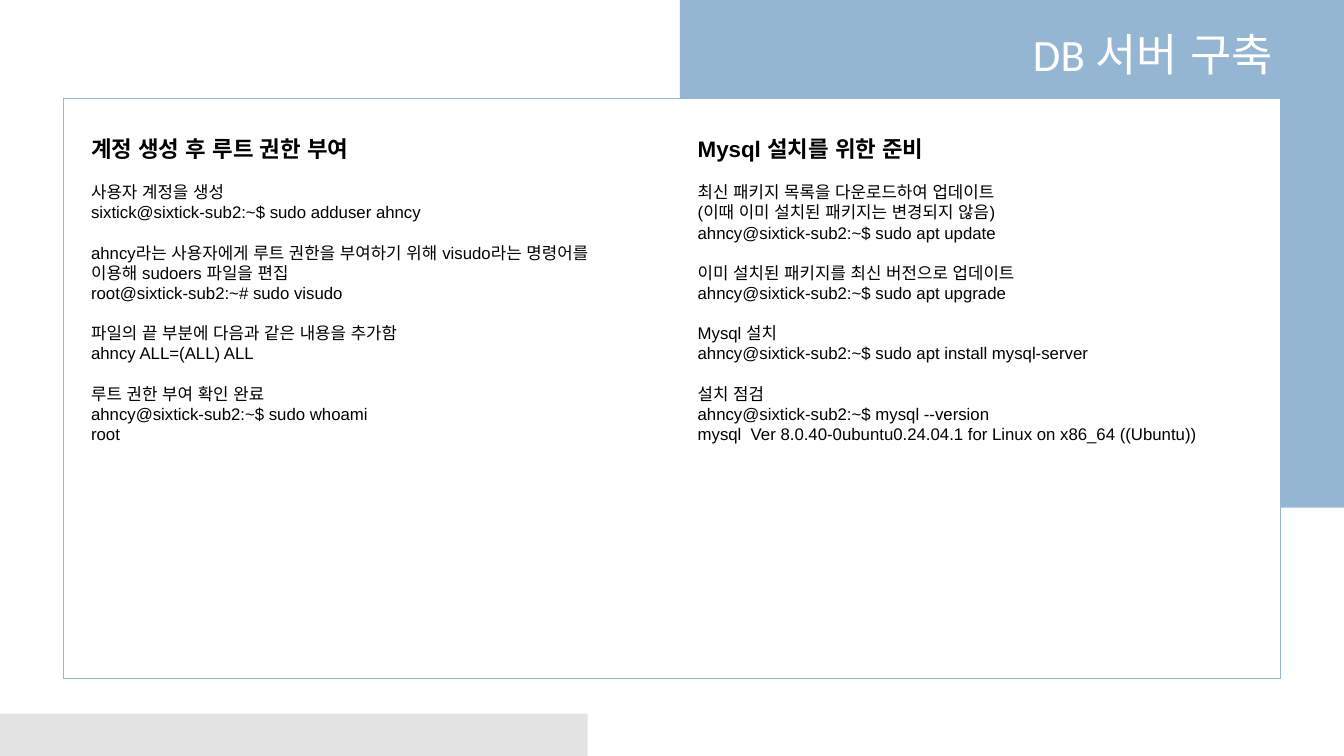
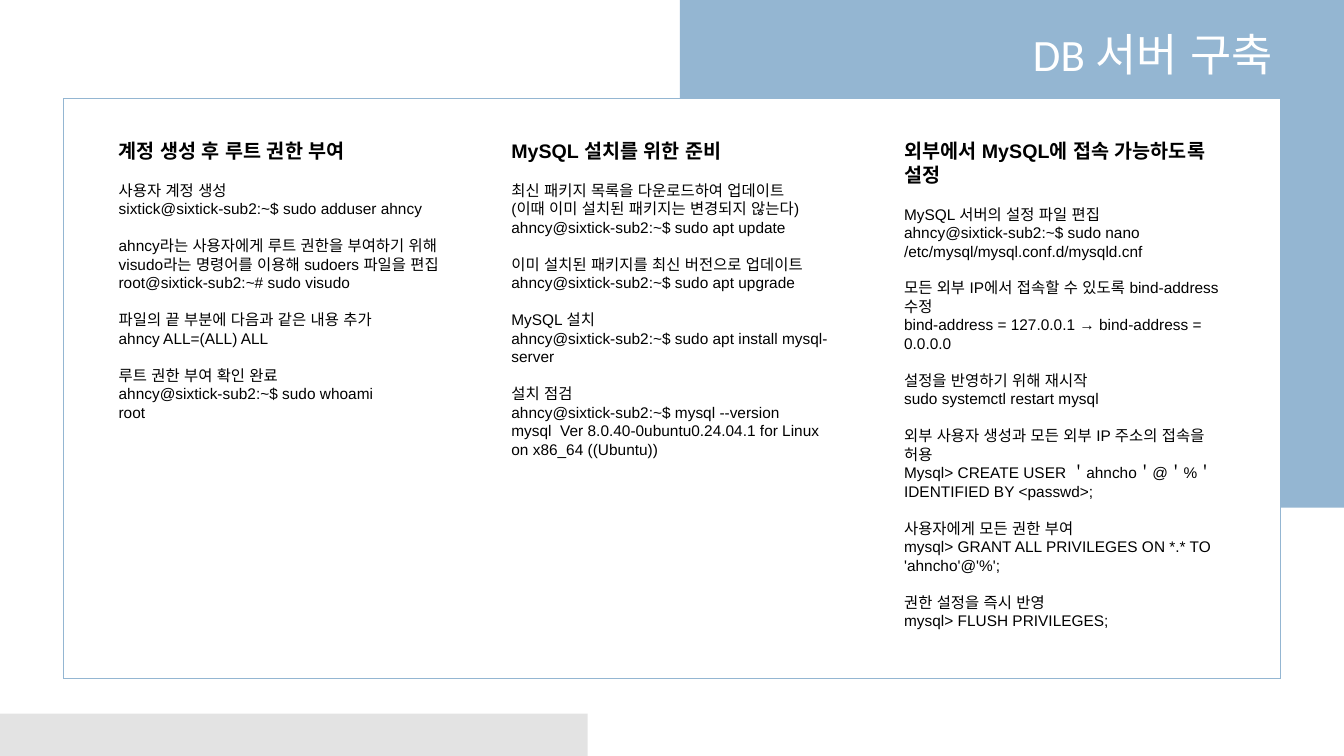
Before and after one commit to business-sixtick/recommend_movie, a slide deck: slide 8 of doc/세종교육_AI프로젝트.pptx. Drawn at 1344x756 pixels with LibreOffice and Linux fonts; fonts in the diff are those of the drawing. Boxes give left, top, right and bottom in pixels: in the first picture for what was removed or moved away, otherwise in the second. Text is boxed around its words. In the diff, an @@ line names an element or a change of style, - is before the commit and + after.

```diff
--- a/doc/세종교육_AI프로젝트.pptx
+++ b/doc/세종교육_AI프로젝트.pptx
@@ text "계정 생성 후 루트 권한 ...": place and size @@
-text "계정 생성 후 루트 권한 ..." at (91,138,588,440)
+text "계정 생성 후 루트 권한 ..." at (119,141,438,418)
@@ text at (119,141,438,418): size 16 to 14 pt in "계정 생성 후 루트 권한 부여"; size 12 to 11 pt in "sixtick@sixtick-sub2:~$ sudo adduser ahncy", "ahncy라는 사용자에게 루트 권한을 부여하기 위해 visudo라는 ...", "root@sixtick-sub2:~# sudo visudo", "ahncy ALL=(ALL) ALL" and 3 more places @@
@@ text "MySQL 설치를 위한 준비": place and size @@
-text "MySQL 설치를 위한 준비" at (698,138,1196,444)
+text "MySQL 설치를 위한 준비" at (511,141,827,458)
@@ text at (511,141,721,162): text changed; size 16 to 14 pt @@
-Mysql 설치를 위한 준비
+MySQL 설치를 위한 준비
@@ text added at (904,141,1219,629), 11 pt, text #000000 @@
+외부에서 MySQL에 접속 가능하도록 설정
+MySQL 서버의 설정 파일 편집
+ahncy@sixtick-sub2:~$ sudo nano /etc/mysql/mysql.conf.d/mysqld.cnf
+모든 외부 IP에서 접속할 수 있도록 bind-address 수정
+bind-address = 127.0.0.1 → bind-address = 0.0.0.0
+설정을 반영하기 위해 재시작
+sudo systemctl restart mysql
+외부 사용자 생성과 모든 외부 IP 주소의 접속을 허용
+Mysql> CREATE USER ＇ahncho＇@＇%＇ IDENTIFIED BY <passwd>;
+사용자에게 모든 권한 부여
+mysql> GRANT ALL PRIVILEGES ON *.* TO 'ahncho'@'%';
+권한 설정을 즉시 반영
+mysql> FLUSH PRIVILEGES;
@@ text at (119,183,226,198): text changed; size 12 to 11 pt @@
-사용자 계정을 생성
+사용자 계정 생성
@@ text at (511,201,799,218): text changed; size 12 to 11 pt @@
-(이때 이미 설치된 패키지는 변경되지 않음)
+(이때 이미 설치된 패키지는 변경되지 않는다)
@@ text at (511,183,827,458): size 12 to 11 pt in "최신 패키지 목록을 다운로드하여 업데이트", "ahncy@sixtick-sub2:~$ sudo apt update", "이미 설치된 패키지를 최신 버전으로 업데이트", "ahncy@sixtick-sub2:~$ sudo apt upgrade" and 4 more places @@
@@ text at (119,312,371,327): text changed; size 12 to 11 pt @@
-파일의 끝 부분에 다음과 같은 내용을 추가함
+파일의 끝 부분에 다음과 같은 내용 추가
@@ text at (511,312,595,329): text changed; size 12 to 11 pt @@
-Mysql 설치
+MySQL 설치
```
Also in this commit, not shown: 7 other slides changed, 3 slides added, 4 slides removed.
